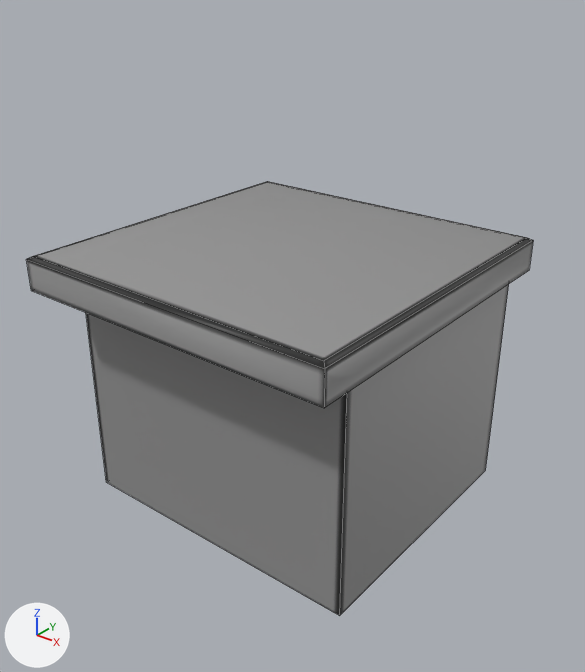
What one commit did to the Blender file assets/sources/assets_v00.blend.
Both versions are drawn from a 50 mm camera at (1.345, -1.66, 1.558) aimed at (0.065, -0.06, 0.567). Lighting does not change. The marker at lower left points along +X, +Y and +Z. The first picture is the older version. Mesh edges are drawn as thin lines.

The scene before the commit, as lines of its bpy script (objects in view):
```python
me_cube_001 = bpy.data.meshes.new('Cube.001')
me_cube_001.from_pydata(...)  # 20 vertices, 15 faces; spans x -0.5..0.5, y -0.5..0.5, z 0.0..0.8
me_cube_001.materials.append(mat_countertop_m)
ob_counter = bpy.data.objects.new('counter', me_cube_001)
ob_counter.location = (0.0, 0.0, 0.0)
```
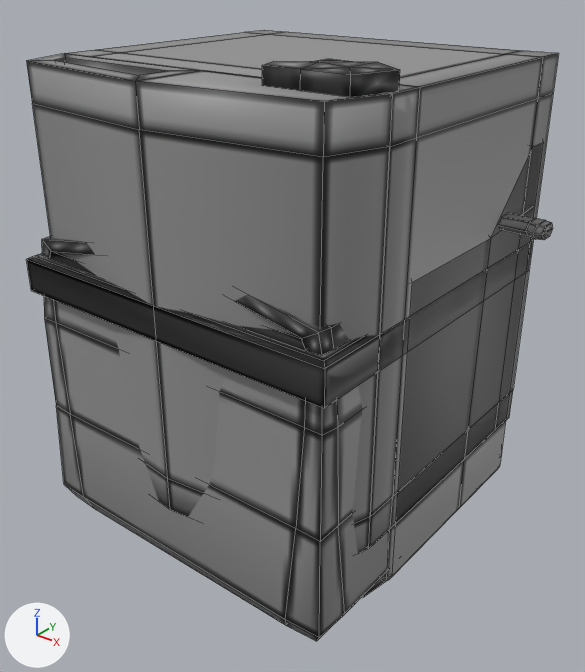
Pixel boxes [x1, y1, x2, y2] of what changed, in the pictures (585 x 672 px):
'storage_box_cold', added: after [27, 30, 559, 598]
'storage_box', added: after [42, 237, 502, 641]
'oven_body', added: after [382, 143, 543, 581]
'countertop_mixer', added: after [27, 243, 533, 408]
'cutting_board_knife', added: after [498, 213, 553, 240]
'mixer_egg_beaters', added (mostly hidden): after [313, 59, 352, 62]
'counter', unchanged, covered by the edit: before [26, 181, 533, 616]; after [26, 241, 533, 408]

Diff of the bpy script that builds the scene:
```diff
--- a/assets/sources/assets_v00.blend.py
+++ b/assets/sources/assets_v00.blend.py
@@ mat_storage_box_refrigerated_m @@
+mat_storage_box_refrigerated_m = bpy.data.materials.new('storage_box_refrigerated_m')
+# uses the picture img_storage_box_refrigerated_diffuse
+# uses the picture img_storage_box_refrigerated_metallic
+# uses the picture img_storage_box_refrigerated_roughness
@@ mat_storage_box_m @@
+mat_storage_box_m = bpy.data.materials.new('storage_box_m')
+# uses the picture img_storage_box_diffuse_png
+# uses the picture img_storage_box_metallic_png
+# uses the picture img_storage_box_roughness_png
@@ mat_oven_m @@
+mat_oven_m = bpy.data.materials.new('oven_m')
+# uses the picture img_oven_diffuse_png
+# uses the picture img_oven_metallic_png
+# uses the picture img_oven_roughness_png
@@ mat_mixer_m @@
+mat_mixer_m = bpy.data.materials.new('mixer_m')
+# uses the picture img_mixer_diffuse_png
+# uses the picture img_mixer_metallic_png
+# uses the picture img_mixer_roughness_png
@@ mat_cutting_board_m @@
+mat_cutting_board_m = bpy.data.materials.new('cutting_board_m')
+# uses the picture img_cutting_board_diffuse_png
+# uses the picture img_cutting_board_metallic_png
+# uses the picture img_cutting_board_roughness_png
@@ col_countertop @@
+col_countertop = bpy.data.collections.new('countertop')
+col_countertop.objects.link(ob_counter)
@@ ob_storage_box_cold @@
+ob_storage_box_cold = bpy.data.objects.new('storage_box_cold', me_storage_box_cold.copy())  # the mesh of ob_storage_box_cold
+ob_storage_box_cold.location = (0.0, 0.0, 0.0)
@@ ob_storage_box @@
+ob_storage_box = bpy.data.objects.new('storage_box', me_cube_005.copy())  # the mesh of ob_storage_box
+ob_storage_box.location = (0.0, 0.0, 0.0)
@@ ob_oven_body @@
+ob_oven_body = bpy.data.objects.new('oven_body', me_oven_body.copy())  # the mesh of ob_oven_body; modifiers BEVEL
+ob_oven_body.location = (0.0, 0.0, 0.0)
@@ ob_mixer_egg_beaters @@
+ob_mixer_egg_beaters = bpy.data.objects.new('mixer_egg_beaters', me_plane_001.copy())  # the mesh of ob_mixer_egg_beaters
+ob_mixer_egg_beaters.location = (0.1, 0.0, 1.1)
+ob_mixer_egg_beaters.rotation_euler = (0.0, 0.0, -1.571)  # degrees (0, 0, -90)
@@ ob_countertop_mixer @@
+ob_countertop_mixer = bpy.data.objects.new('countertop_mixer', None)
+ob_countertop_mixer.location = (0.0, 0.0, 0.0)
+ob_countertop_mixer.instance_type = 'COLLECTION'
+ob_countertop_mixer.instance_collection = col_countertop
@@ ob_cutting_board_knife @@
+ob_cutting_board_knife = bpy.data.objects.new('cutting_board_knife', me_plane.copy())  # the mesh of ob_cutting_board_knife
+ob_cutting_board_knife.location = (0.4, 0.3, 0.9)
```
